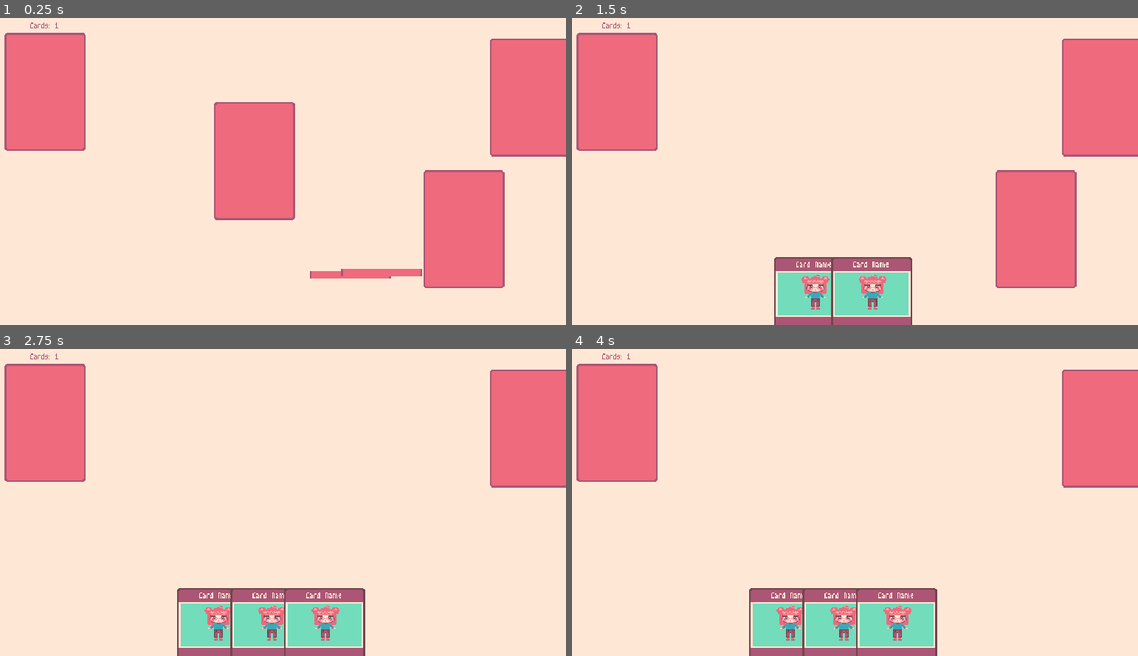
Above: before the commit, frames 1-4 (two rows, left to right).
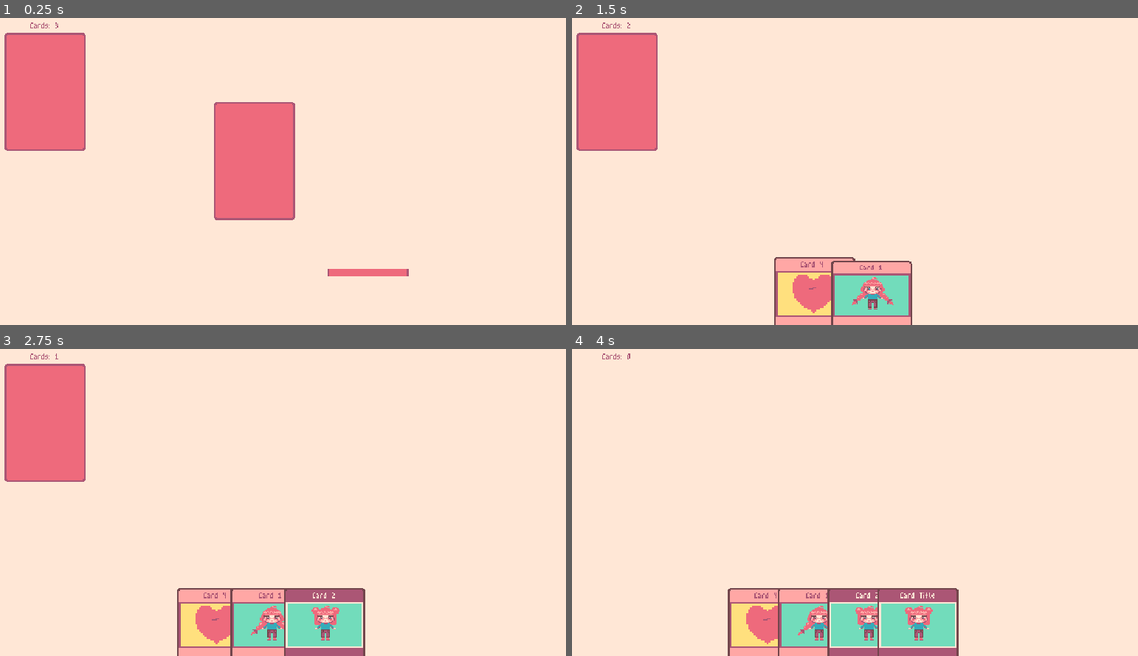
Above: after the commit, the same moments.

Repository: robert-brosh23/DeckbuilderGame
Game: Godot game, scene res://main.tscn
Two runs of this game, one before a commit and one after it. Both use one fixed random seed, a clock stepped at 60 frames per second and the inputs below.
Inputs:
- Up to frame 1 (0.25 s): no input
- Up to frame 2 (1.5 s): no input
- Up to frame 3 (2.75 s): no input
- Up to frame 4 (4 s): no input

The runs differ from the first frame. In frame 1, 11% of the frame differs, in the area x 9-100%, y 1-88%; in frame 2, 14%; in frame 3, 7.9%; in frame 4, 17%, in the area x 0-100%, y 1-100%.

Commit message:
added global speed scale, can now draw cards

Diff:
--- a/card/card.gd
+++ b/card/card.gd
@@ -49,7 +49,8 @@
 	movement_tween_manager.tween_visible(self, false, 1.0)
 
 func apply_card_visual_facedown() -> void:
-	panel.add_theme_stylebox_override("panel", get_standard_stylebox())
+	var stylebox: StyleBoxFlat = preload(FACE_DOWN_CARD_STYLEBOX_PATH)
+	panel.add_theme_stylebox_override("panel", stylebox)
 	margin_container.visible = false
 
 func apply_card_visual_faceup() -> void:
--- a/card/card_data/test_card.tres
+++ b/card/card_data/test_card.tres
@@ -5,7 +5,7 @@
 
 [resource]
 script = ExtResource("1_of77j")
-card_name = "Card Name"
+card_name = "Card Title"
 card_png = ExtResource("1_c0x5w")
 card_description = "This is a description of what the card does."
 card_type = 1
--- a/deck/deck.gd
+++ b/deck/deck.gd
@@ -5,12 +5,16 @@
 @export var hand: Hand
 @export var movement_tween_manager: MovementTweenManager
 
+@onready var panel = $Panel
 @onready var card_amount_label = $CardAmountLabel
 
 func _ready() -> void:
 	update_card_number_text()
 
 func append_card_to_deck(card: Card) -> void:
+	if card == null:
+		print("Error: no card to append to deck")
+		return
 	card.flip_card_down()
 	cards.append(card)
 	movement_tween_manager.tween_to_pos(card, self.position, 1.0)
@@ -20,15 +24,18 @@
 
 func update_card_number_text() -> void:
 	card_amount_label.text = "Cards: " + str(cards.size())
+	if cards.size() == 0:
+		panel.visible = false
+	else:
+		panel.visible = true
 
-func draw_card():
-	if hand == null:
-		return
-
+func draw_card() -> Card:
 	if cards.size() == 0:
 		print("Deck is empty, cannot draw card")
+		return null
 
 	var card = cards[0]
 	cards.remove_at(0)
-
+	update_card_number_text()
 	card.visible = true
+	return card
--- a/hand/hand.gd
+++ b/hand/hand.gd
@@ -16,6 +16,15 @@
 	cards.append(card)
 	update_hand()
 
+func remove_card_from_hand(index: int) -> Card:
+	if index >= cards.size():
+		print("Error: Index out of range (card in hand)")
+		return
+	var card = cards[index]
+	cards.remove_at(index)
+	update_hand()
+	return card
+
 func update_hand():
 	var card_separation: int = determine_card_separation()
 	var hand_length: int = card_separation * (cards.size() - 1)
--- a/main.gd
+++ b/main.gd
@@ -7,13 +7,70 @@
 
 func _ready() -> void:
 	move_card_to_deck($Card)
-	move_card_to_hand($Card2)
-	move_card_to_hand($Card3)
+	move_card_to_deck($Card2)
+	move_card_to_deck($Card3)
+	move_card_to_hand($Card4)
 
 	var tween = create_tween()
 	tween.tween_callback(func():
-		move_card_to_hand($Card4)
-	).set_delay(2.0)
+		draw_card_from_deck()
+	).set_delay(1.0)
+
+	tween.tween_callback(func():
+		draw_card_from_deck()
+	).set_delay(1.0)
+
+	tween.tween_callback(func():
+		draw_card_from_deck()
+	).set_delay(1.0)
+
+	tween.tween_callback(func():
+		draw_card_from_deck()
+	).set_delay(1.0)
+
+	tween.tween_callback(func():
+		draw_card_from_deck()
+	).set_delay(1.0)
+
+	tween.tween_callback(func():
+		move_card_to_deck(hand.remove_card_from_hand(0))
+	).set_delay(1.0)
+
+	tween.tween_callback(func():
+		move_card_to_deck(hand.remove_card_from_hand(0))
+	).set_delay(1.0)
+
+	tween.tween_callback(func():
+		move_card_to_deck(hand.remove_card_from_hand(0))
+	).set_delay(1.0)
+
+	tween.tween_callback(func():
+		move_card_to_deck(hand.remove_card_from_hand(0))
+	).set_delay(1.0)
+
+	tween.tween_callback(func():
+		draw_card_from_deck()
+	).set_delay(1.0)
+
+	tween.tween_callback(func():
+		draw_card_from_deck()
+	).set_delay(1.0)
+
+	tween.tween_callback(func():
+		move_card_to_deck(hand.remove_card_from_hand(0))
+	).set_delay(1.0)
+
+	tween.tween_callback(func():
+		draw_card_from_deck()
+	).set_delay(1.0)
+
+
+func draw_card_from_deck() -> void:
+	var card = deck.draw_card()
+	if card == null:
+		print("no card in deck")
+		return
+	move_card_to_hand(card)
 
 func move_card_to_deck(card: Card) -> void:
 	deck.append_card_to_deck(card)
--- a/main.tscn
+++ b/main.tscn
@@ -1,10 +1,38 @@
-[gd_scene load_steps=6 format=3 uid="uid://bichiffgvkfhu"]
+[gd_scene load_steps=13 format=3 uid="uid://bichiffgvkfhu"]
 
 [ext_resource type="Script" uid="uid://u0mnuqqb4b1p" path="res://main.gd" id="1_0xm2m"]
 [ext_resource type="PackedScene" uid="uid://bu8nv7leim8od" path="res://card/card.tscn" id="1_ig7tw"]
 [ext_resource type="PackedScene" uid="uid://dd5tbk86qnuwn" path="res://deck/deck.tscn" id="2_0xm2m"]
+[ext_resource type="Texture2D" uid="uid://cjsi2vqhyqr6c" path="res://sprites/correctbasicgirly.png" id="3_kek77"]
+[ext_resource type="Script" uid="uid://bevi4n8n1jvud" path="res://card/card_data/card_data.gd" id="4_4c57u"]
 [ext_resource type="PackedScene" uid="uid://cprtqlg155quc" path="res://hand/hand.tscn" id="4_lquwl"]
 [ext_resource type="PackedScene" uid="uid://bslur2hh54tgf" path="res://utility/movement_tween_manager/movement_tween_manager.tscn" id="5_7mycd"]
+[ext_resource type="Texture2D" uid="uid://clg1cai8kyk4j" path="res://sprites/girlywithbuns.png" id="5_efxa6"]
+[ext_resource type="Texture2D" uid="uid://c6hjlkolpbprx" path="res://sprites/new_dimensions.png" id="6_dg77c"]
+
+[sub_resource type="Resource" id="Resource_ycdy4"]
+script = ExtResource("4_4c57u")
+card_name = "Card 1"
+card_png = ExtResource("3_kek77")
+card_description = "This is a description of what the card does. What kind of card is this?"
+card_type = 0
+metadata/_custom_type_script = "uid://bevi4n8n1jvud"
+
+[sub_resource type="Resource" id="Resource_w48qg"]
+script = ExtResource("4_4c57u")
+card_name = "Card 2"
+card_png = ExtResource("5_efxa6")
+card_description = "This is a description of what the card does. What kind of card is this?"
+card_type = 1
+metadata/_custom_type_script = "uid://bevi4n8n1jvud"
+
+[sub_resource type="Resource" id="Resource_vivmo"]
+script = ExtResource("4_4c57u")
+card_name = "Card 4 "
+card_png = ExtResource("6_dg77c")
+card_description = "This is a description of what the card does. What kind of card is this?"
+card_type = 0
+metadata/_custom_type_script = "uid://bevi4n8n1jvud"
 
 [node name="Main" type="Node2D" node_paths=PackedStringArray("movement_tween_manager", "deck", "hand")]
 script = ExtResource("1_0xm2m")
@@ -21,19 +49,23 @@
 
 [node name="Card" parent="." instance=ExtResource("1_ig7tw")]
 position = Vector2(209, 76)
+card_data = SubResource("Resource_ycdy4")
 
 [node name="Card2" parent="." instance=ExtResource("1_ig7tw")]
 position = Vector2(209, 76)
+card_data = SubResource("Resource_w48qg")
 
 [node name="Card3" parent="." instance=ExtResource("1_ig7tw")]
 position = Vector2(209, 76)
 
 [node name="Card4" parent="." instance=ExtResource("1_ig7tw")]
 position = Vector2(209, 76)
+card_data = SubResource("Resource_vivmo")
 
 [node name="Camera2D" type="Camera2D" parent="."]
 
 [node name="Hand" parent="." instance=ExtResource("4_lquwl")]
+visible = false
 position = Vector2(-320, -180)
 
 [node name="MovementTweenManager" parent="." instance=ExtResource("5_7mycd")]
